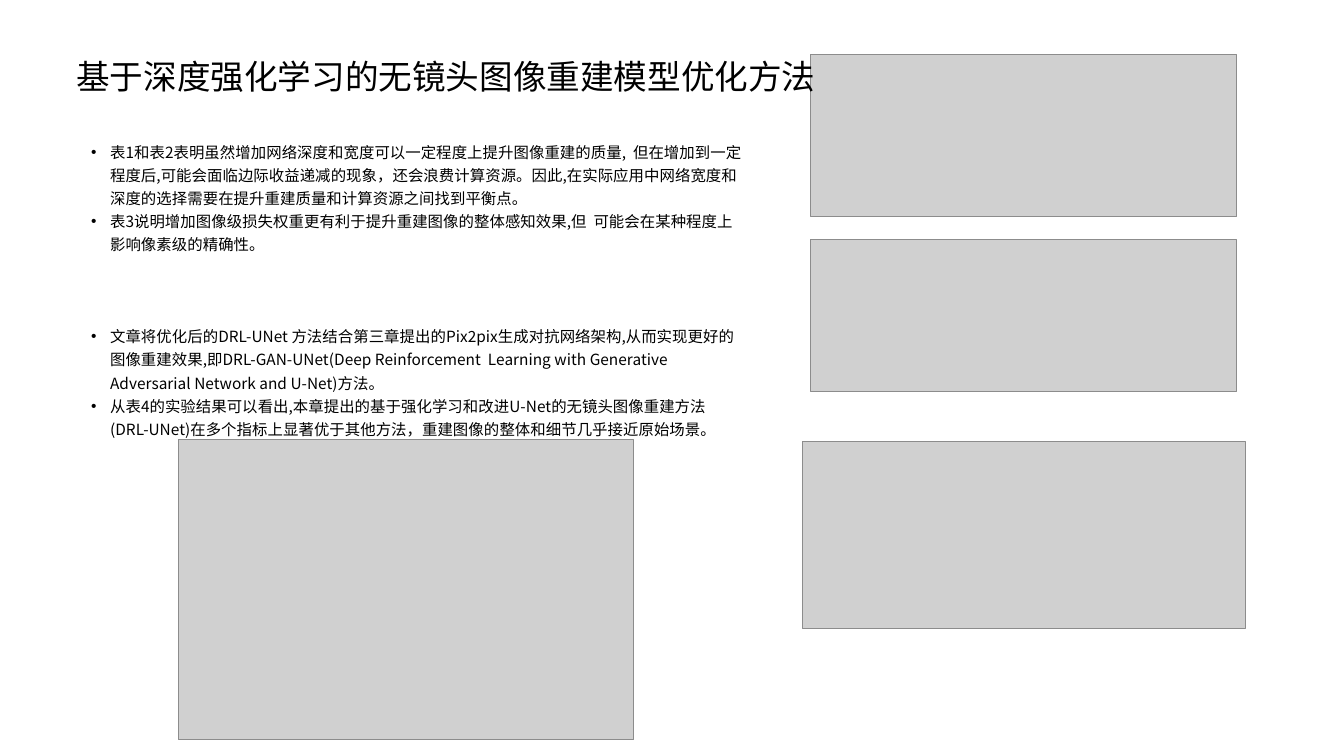
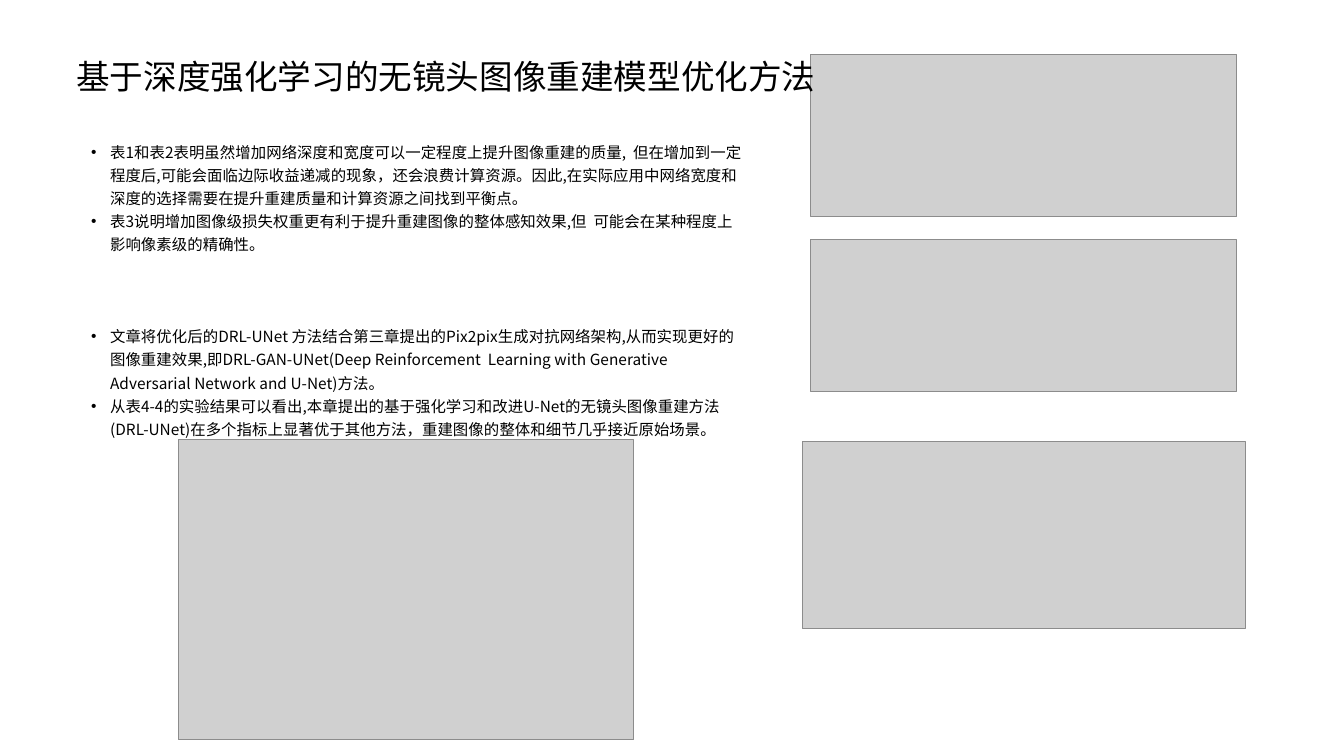
Before and after one commit to saltyfish-orz/group_meeting, a slide deck: slide 10 of 2025.12.22/2025.12.22.pptx. Drawn at 1344x756 pixels with LibreOffice and Linux fonts; fonts in the diff are those of the drawing; grey boxes stand for pictures. Boxes give left, top, right and bottom in pixels: in the first picture for what was removed or moved away, otherwise in the second. Text is boxed around its words. In the diff, an @@ line names an element or a change of style, - is before the commit and + after.

```diff
--- a/2025.12.22/2025.12.22.pptx
+++ b/2025.12.22/2025.12.22.pptx
@@ text at (110, 399, 719, 438): text changed @@
-• 从表4的实验结果可以看出,本章提出的基于强化学习和改进U-Net的无镜头图像重建方法(DRL-UNet)在多个指标上显著优于其他方法，重建图像的整体和细节几乎接近原始场景。
+• 从表4-4的实验结果可以看出,本章提出的基于强化学习和改进U-Net的无镜头图像重建方法(DRL-UNet)在多个指标上显著优于其他方法，重建图像的整体和细节几乎接近原始场景。
```
Also in this commit, not shown: 3 other slides changed.
